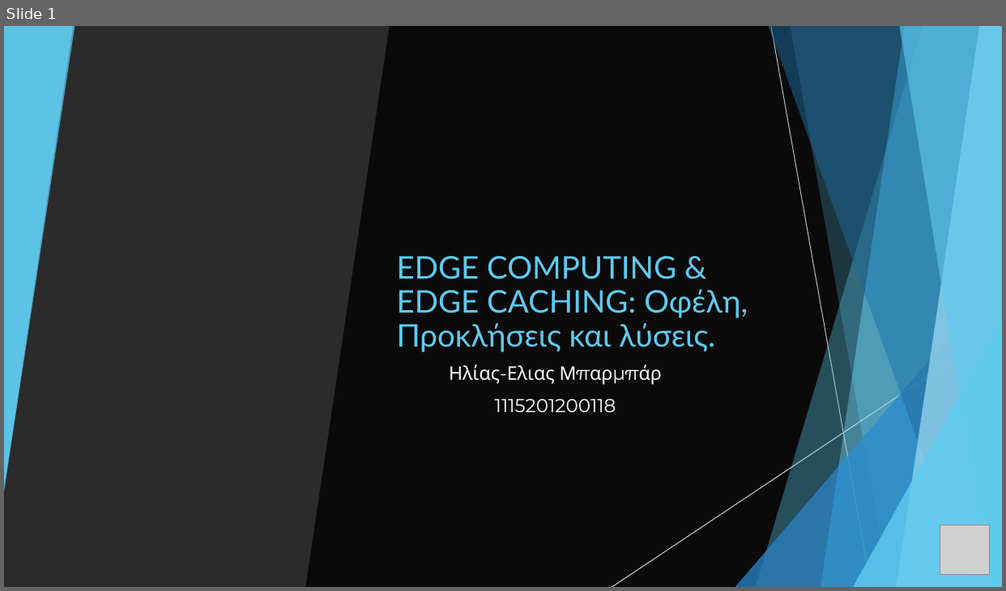
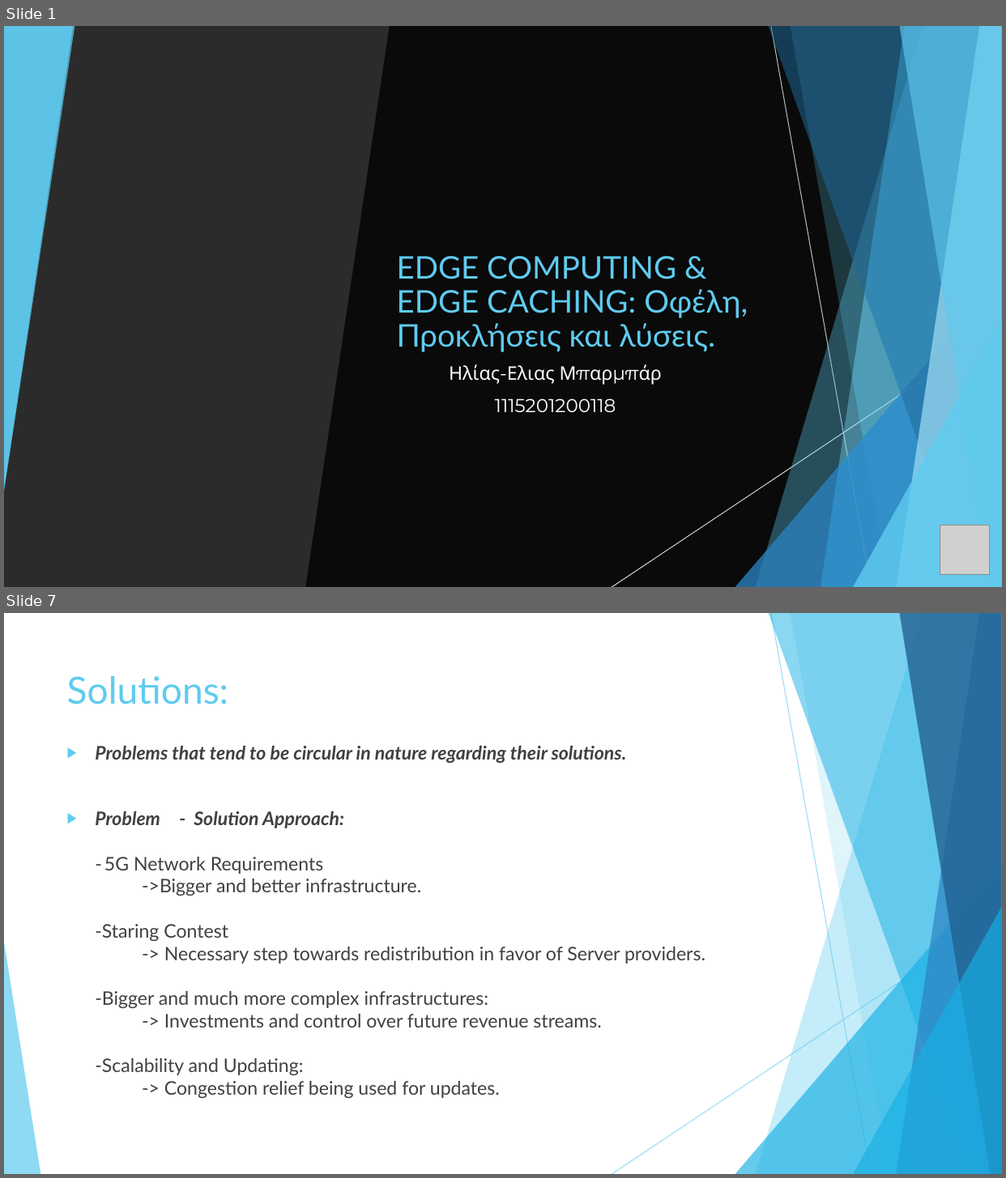
Before and after one commit to IliasBarmpar/Edge-Computing-and-Edge-Caching-Presentation-uni-course, a slide deck: Παρουσίαση Edge Computing & Edge Caching.pptx. Shown one above the other, each under a label of ours: slide 1 before the commit, slides 1 and 7 after it; the slides between them are not shown. The pictures are 1006x591 and 1006x1178 pixels, drawn with LibreOffice and Linux fonts; fonts in the diff are those of the drawing; grey boxes stand for pictures; background and template pictures are left out; a plain dark background stands for a picture behind light text. Boxes give left, top, right and bottom in pixels: in the first picture for what was removed or moved away, otherwise in the second. Text is boxed around its words. In the diff, an @@ line names an element or a change of style, - is before the commit and + after.

```diff
--- a/Παρουσίαση Edge Computing & Edge Caching.pptx
+++ b/Παρουσίαση Edge Computing & Edge Caching.pptx
@@ slide 7 added at (x1=4, y1=613, x2=1002, y2=1174), background #FFFFFF; not listed: 9 template elements that a slide beside it also shows @@
@@ title added at (x1=67, y1=676, x2=229, y2=705), 36 pt, text #5FCBEF @@
+Solutions:
@@ text added at (x1=95, y1=746, x2=705, y2=1098), 18 pt, text #404040 @@
+▶ Problems that tend to be circular in nature regarding their solutions.
+▶ Problem - Solution Approach:
+  - 5G Network Requirements
+  ->Bigger and better infrastructure.
+  -Staring Contest
+  -> Necessary step towards redistribution in favor of Server providers.
+  -Bigger and much more complex infrastructures:
+  -> Investments and control over future revenue streams.
+  -Scalability and Updating:
+  -> Congestion relief being used for updates.
@@ triangle added at (x1=4, y1=942, x2=40, y2=1174), fill #5FCBEF at 70% opacity @@
```
Also in this commit, not shown: 3 slides changed, 3 other slides added, 8 slides removed, 2 other files.
